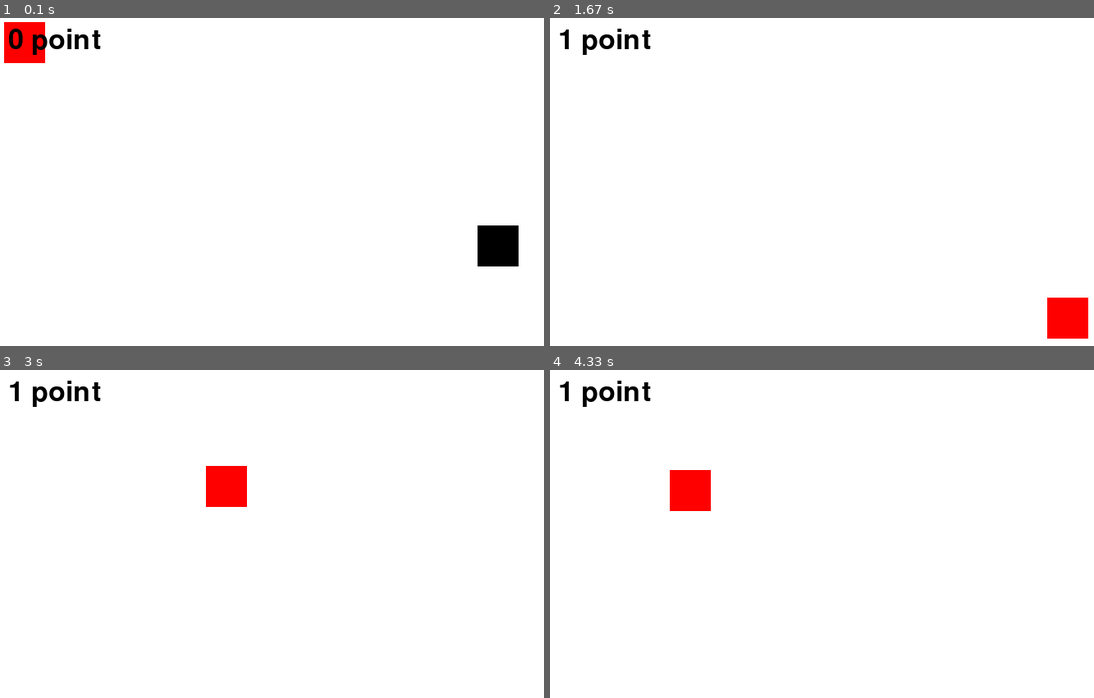
Above: before the commit, frames 1-4 (two rows, left to right).
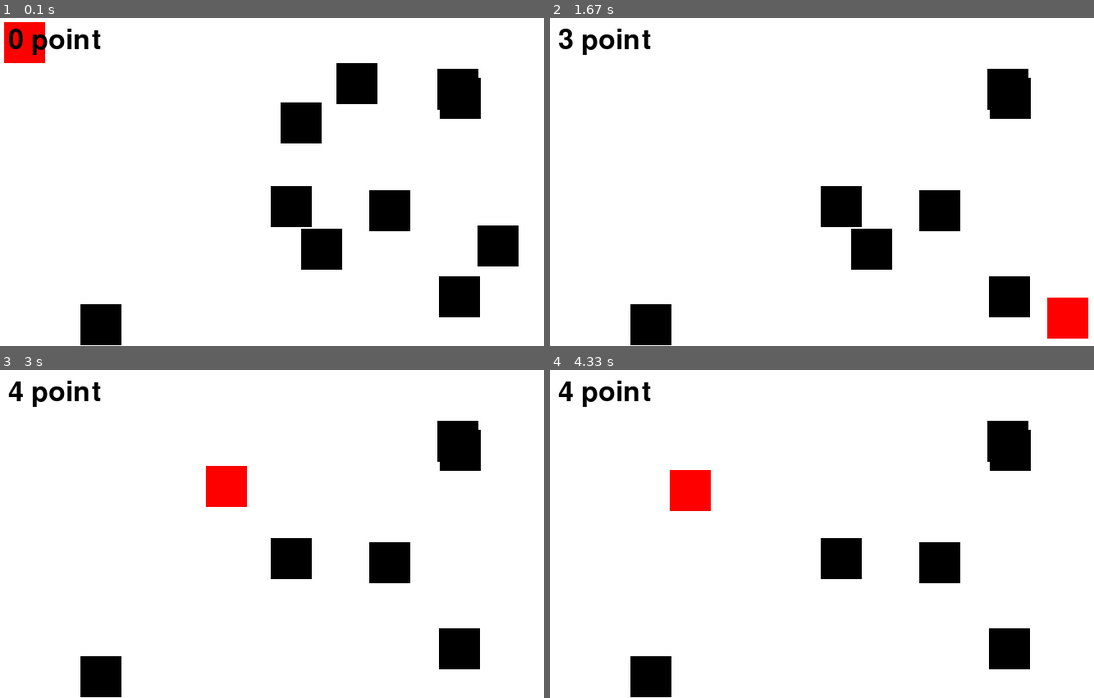
Above: after the commit, the same moments.

Repository: CodingAPE-Shawn/AE402-Python
Game: pygame game, started from collide.py
Same seed, same stepped clock (60 frames per second), same inputs: the game is played once before the commit and once after it.
Inputs (mouse positions are in pixels of both pictures, inside the frame that each line leads up to):
- Up to frame 1 (0.1 s): no input
- Up to frame 2 (1.67 s): click (1050, 247) at 0.38 s; click (865, 83) at 0.72 s; click (658, 132) at 1.05 s; click (1045, 296) at 1.38 s
- Up to frame 3 (3 s): click (299, 422) at 1.72 s; click (261, 619) at 2.05 s; click (266, 478) at 2.38 s; click (206, 465) at 2.72 s
- Up to frame 4 (4.33 s): click (990, 504) at 3.05 s; click (1017, 527) at 3.38 s; click (958, 474) at 3.72 s; click (669, 468) at 4.05 s

The runs differ from the first frame. In frame 1, 7.8% of the frame differs, in the area x 14-89%, y 13-100%; in frame 2, 6.0%; in frame 3, 5.1%; in frame 4, 5.1%.

Commit message:
第六堂課作業 一對多撞擊遊戲

Diff:
--- a/collide.py
+++ b/collide.py
@@ -1,5 +1,5 @@
 """
-碰撞 -- 一對一
+碰撞 -- 一對多
 """
 import pygame
 import random
@@ -20,12 +20,18 @@
 player_w = 50
 player_h = 50
 # block的初始位置
+
 block_w = 50
 block_h = 50
-block_x = random.randrange(screen_width-block_w)
-block_y = random.randrange(screen_height-block_h)
+block_x = []
+block_y = []
+collision = []
+for i in range(10):
+    block_x.append(random.randrange(screen_width-block_w))
+    block_y.append(random.randrange(screen_height-block_h))
+    collision.append(False)
 # 判斷有無撞到的布林變數
-collision = False
+
 # 分數
 score = 0
 # font物件
@@ -40,11 +46,12 @@
         if event.type == pygame.QUIT:
             done = True
     # 判斷是否碰撞到了
-    xin = block_x<=player_x<=block_x+block_w or block_x<=player_x+player_w<=block_x+block_w
-    yin = block_y<=player_y<=block_y+block_h or block_y<=player_y+player_h<=block_y+block_h
-    if  xin and yin and not collision:
-        collision = True
-        score += 1
+    for i in range(10):
+        xin = block_x[i]<=player_x<=block_x[i]+block_w or block_x[i]<=player_x+player_w<=block_x[i]+block_w
+        yin = block_y[i]<=player_y<=block_y[i]+block_h or block_y[i]<=player_y+player_h<=block_y[i]+block_h
+        if  xin and yin and not collision[i]:
+            collision[i] = True
+            score += 1
 
     # 清除視窗畫面
     screen.fill(WHITE)
@@ -55,8 +62,9 @@
     player_x = pos[0]
     player_y = pos[1]
     pygame.draw.rect(screen, RED, [player_x, player_y, player_w, player_h])
-    if not collision:
-        pygame.draw.rect(screen, BLACK, [block_x, block_y, block_w, block_h])
+    for i in range(10):
+        if not collision[i]:
+            pygame.draw.rect(screen, BLACK, [block_x[i], block_y[i], block_w, block_h])
 
     # 顯示分數
     message = str(score)+' point'
